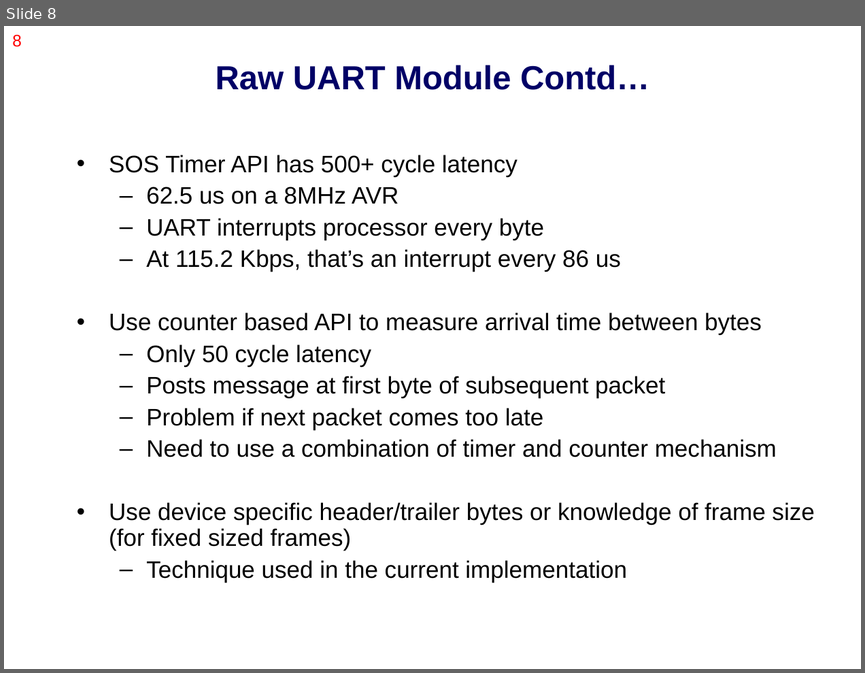
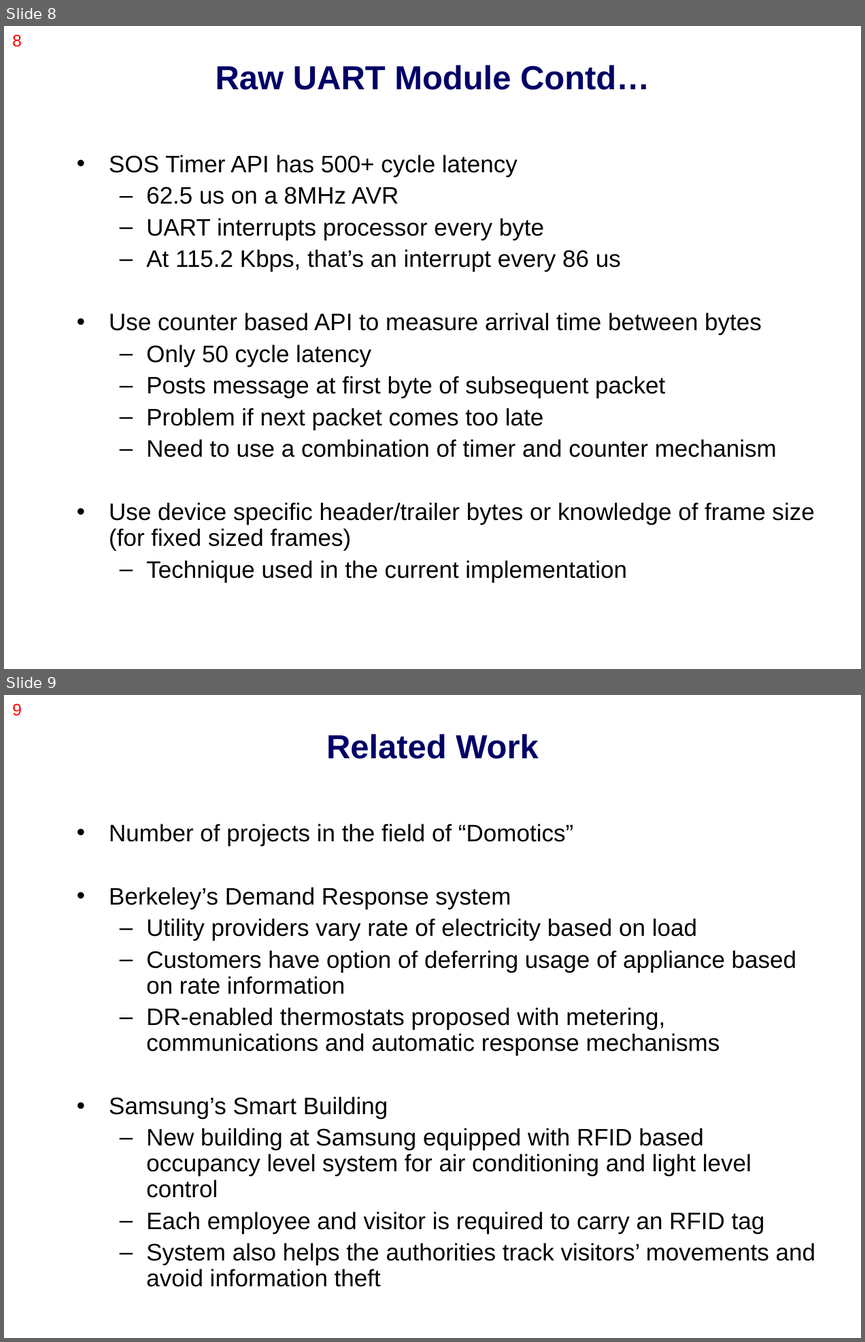
Before and after one commit to nesl/splt, a slide deck: docs/presentation/splt_z.ppt. Shown one above the other, each under a label of ours: slide 8 before the commit, slides 8 and 9 after it. The pictures are 865x673 and 865x1342 pixels, drawn with LibreOffice and Linux fonts; fonts in the diff are those of the drawing. Boxes give left, top, right and bottom in pixels: in the first picture for what was removed or moved away, otherwise in the second. Text is boxed around its words. In the diff, an @@ line names an element or a change of style, - is before the commit and + after.

Commit message:
final checkout

```diff
--- a/docs/presentation/splt_z.ppt
+++ b/docs/presentation/splt_z.ppt
@@ slide 9 added at (4,695,861,1338), background #FFFFFF @@
@@ page number added at (12,704,22,716), 14 pt, text #FF0000 @@
+9
@@ title added at (326,734,538,759), 28 pt, text #000066, bold @@
+Related Work
@@ text added at (109,824,815,1287), 20 pt, text #000000 @@
+• Number of projects in the field of “Domotics”
+• Berkeley’s Demand Response system
+  – Utility providers vary rate of electricity based on load
+  – Customers have option of deferring usage of appliance based on rate information
+  – DR-enabled thermostats proposed with metering, communications and automatic response mechanisms
+• Samsung’s Smart Building
+  – New building at Samsung equipped with RFID based occupancy level system for air conditioning and light level control
+  – Each employee and visitor is required to carry an RFID tag
+  – System also helps the authorities track visitors’ movements and avoid information theft
```
